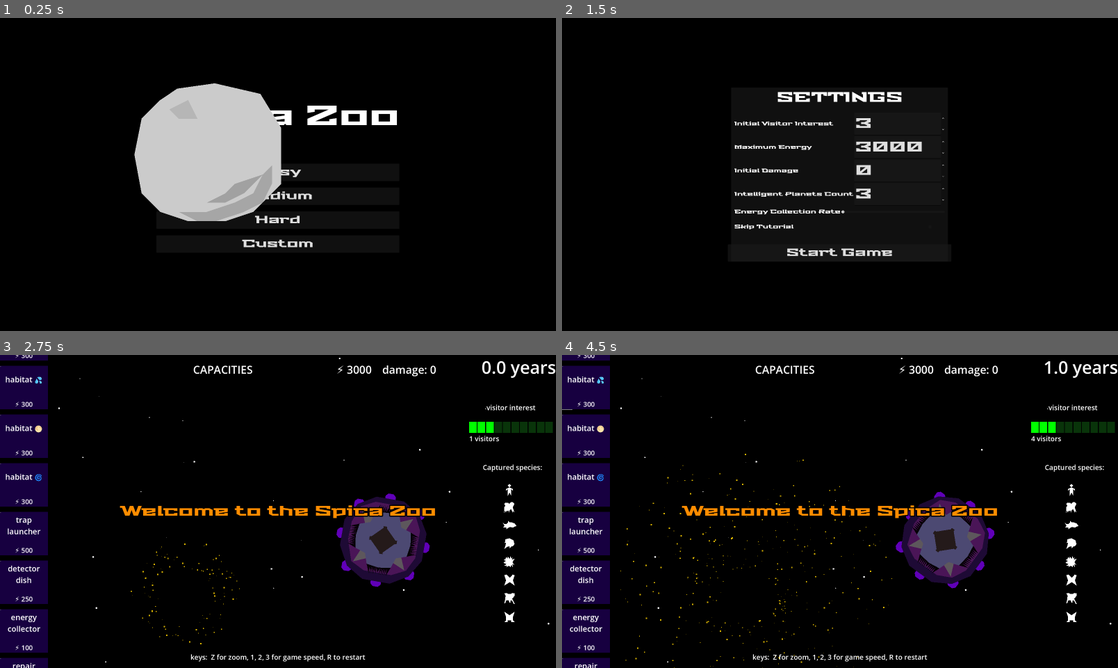
Above: before the commit, frames 1-4 (two rows, left to right).
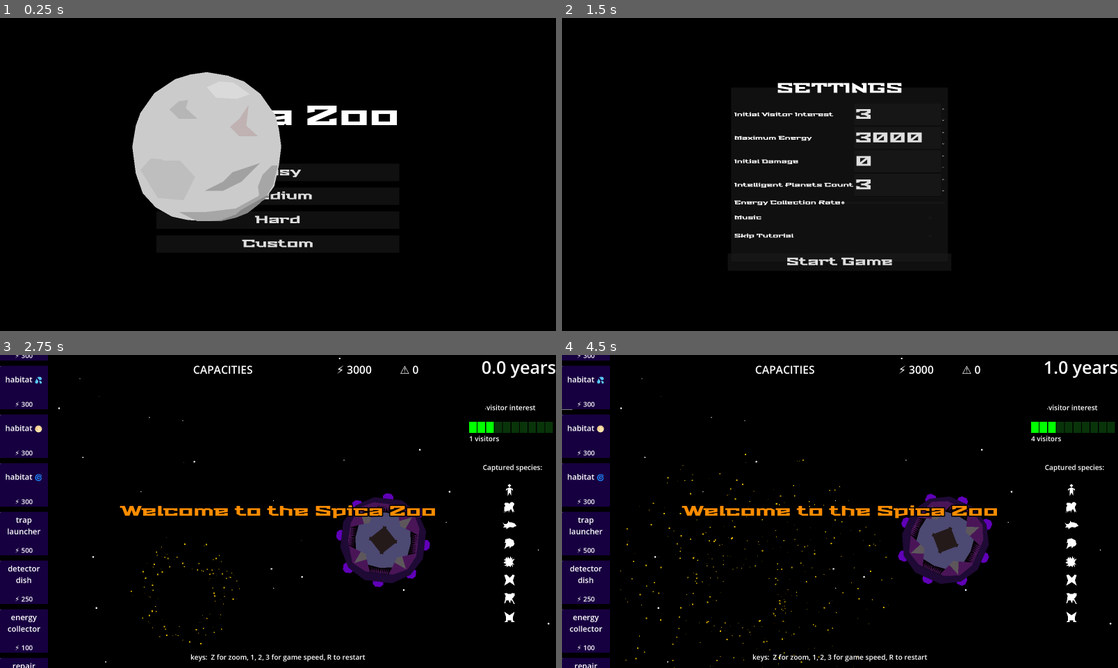
Above: after the commit, the same moments.

Repository: opensourceame/tins-2026
Game: Godot game, scene res://screens/start.tscn
Two runs of this game, one before a commit and one after it. Both use one fixed random seed, a clock stepped at 60 frames per second and the inputs below.
Inputs (mouse positions are in pixels of both pictures, inside the frame that each line leads up to):
- Up to frame 1 (0.25 s): no input
- Up to frame 2 (1.5 s): click "Custom" at 0.5 s; click (934, 218) at 1.27 s
- Up to frame 3 (2.75 s): click "Start Game" at 2 s
- Up to frame 4 (4.5 s): tap Enter at 2.75 s; move the mouse to (584, 389) at 2.77 s; hold W 2.78-3.5 s; tap L at 2.85 s; click (584, 389) at 2.92 s; click (840, 514) at 3.5 s, where only the run after the commit has a clickable "Clear All Saves"; click "Back" at 4.25 s

The runs differ from the first frame. In frame 1, 2.0% of the frame differs, in the area x 23-51%, y 17-65%; in frame 2, 4.3%, in the area x 31-69%, y 20-80%; in frame 3, 0.6%; in frame 4, 1.2%.

Commit message:
tweaks

Diff:
--- a/common/save_manager.gd
+++ b/common/save_manager.gd
@@ -65,6 +65,19 @@
     game.add_child(preload("res://screens/pause.tscn").instantiate())
 
 
+func delete_all_saves():
+    var dir = DirAccess.open("user://quick_saves")
+    if not dir:
+        return
+
+    dir.list_dir_begin()
+    var file_name = dir.get_next()
+    while file_name != "":
+        if file_name.ends_with(".json"):
+            dir.remove(file_name)
+        file_name = dir.get_next()
+
+
 func _cleanup_old_saves():
     var saves = get_recent_saves()
     var dir = DirAccess.open("user://quick_saves")
--- a/common/settings_manager.gd
+++ b/common/settings_manager.gd
@@ -8,6 +8,7 @@
 var intelligent_planets_count: int = 3
 var energy_collection_rate: float = 0.15
 var skip_tutorial: bool = false
+var music_enabled: bool = true
 
 
 func _ready():
@@ -23,6 +24,7 @@
     config.set_value("gameplay", "intelligent_planets_count", intelligent_planets_count)
     config.set_value("gameplay", "energy_collection_rate", energy_collection_rate)
     config.set_value("gameplay", "skip_tutorial", skip_tutorial)
+    config.set_value("audio", "music_enabled", music_enabled)
 
     config.save(SETTINGS_PATH)
 
@@ -38,3 +40,4 @@
     intelligent_planets_count = config.get_value("gameplay", "intelligent_planets_count", intelligent_planets_count)
     energy_collection_rate = config.get_value("gameplay", "energy_collection_rate", energy_collection_rate)
     skip_tutorial = config.get_value("gameplay", "skip_tutorial", skip_tutorial)
+    music_enabled = config.get_value("audio", "music_enabled", music_enabled)
--- a/common/simple_save_manager.gd
+++ b/common/simple_save_manager.gd
@@ -54,6 +54,11 @@
     _apply_after_load()
 
 
+func delete_all_saves():
+    if FileAccess.file_exists(SAVE_PATH):
+        DirAccess.remove_absolute(SAVE_PATH)
+
+
 func _apply_after_load():
     var game = get_tree().current_scene as Game
     if not game:
--- a/hud/hud.gd
+++ b/hud/hud.gd
@@ -65,7 +65,7 @@
     %CapacityLabel.text = "Capacities: 💨" + str(s.capacity_oxygen) + "  💦: " + str(s.capacity_water) + "  🌕: " + str(s.capacity_sulphuric) + "  🌀: " + str(s.capacity_plasma)
 
 func spica_damage():
-    %DamageLabel.text = "damage: " + str(game.spica.damage)
+    %DamageLabel.text = "⚠️ " + str(game.spica.damage)
 
 func update_species_captured(species = null):
     if not game.spica:
--- a/hud/place_item.gd
+++ b/hud/place_item.gd
@@ -10,6 +10,21 @@
 @onready var spica = game.spica
 @onready var label: Label = $Label
 @onready var energy_label: Label = $EnergyLabel
+
+const HIGHLIGHT = Color.WHITE * 2.0
+
+func _ready():
+    mouse_entered.connect(_on_mouse_entered)
+    mouse_exited.connect(_on_mouse_exited)
+    modulate = Color.WHITE
+
+func _on_mouse_entered():
+    if current_state == State.DISABLED:
+        return
+    modulate = HIGHLIGHT
+
+func _on_mouse_exited():
+    modulate = Color.WHITE
 
 func _gui_input(event):
     if not current_state == State.READY:
@@ -177,6 +192,8 @@
 func trigger_progress_bar(seconds: float, callback: Callable = Callable()):
     current_state = State.BUSY
 
+    SoundBus.play("start-construction")
+
     var tween = create_tween()
     tween.tween_property(%ProgressBar, "size", Vector2(200, 10), seconds)
     tween.tween_callback(func():
--- a/main.gd
+++ b/main.gd
@@ -91,8 +91,8 @@
     visitor_interest_timer.timeout.connect(lose_interest)
     visitor_interest_timer.start()
 
-    audio_player.autoplay = true
-    audio_player.play()
+    if SettingsManager.music_enabled:
+        audio_player.play()
 
 func _physics_process(delta: float) -> void:
     years_elapsed += 0.01
--- a/main.tscn
+++ b/main.tscn
@@ -10,6 +10,7 @@
 
 [node name="ROOT" type="Node2D" unique_id=2062991433]
 script = ExtResource("1_ig7tw")
+save_strategy = 0
 
 [node name="World" type="CanvasLayer" parent="." unique_id=1006583992]
 
--- a/moon_trap.tscn
+++ b/moon_trap.tscn
@@ -21,21 +21,41 @@
 [node name="Polygon2D" type="Polygon2D" parent="Moon" unique_id=1828561712]
 scale = Vector2(0.1668691, 0.3356447)
 color = Color(0.79836637, 0.7983663, 0.7983663, 1)
-polygon = PackedVector2Array(-151.84059, -148.54285, 41.41107, -162.04674, 276.0738, -135.03894, 383.53412, -47.669453, 383.53412, 95.338905, 239.70883, 166.84308, 95.88353, 190.67781, -95.88353, 190.67781, -239.70883, 166.84308, -335.59235, 119.17363, -372.69962, 20.255842, -335.59235, -71.50418, -239.70883, -119.17363)
+polygon = PackedVector2Array(0, -190.67781, 107.86897, -181.73979, 191.76706, -166.84308, 276.0738, -135.03894, 353.57053, -80.4422, 371.54868, -44.690113, 383.53412, 0, 371.54868, 47.669453, 347.5778, 101.297585, 299.63602, 134.07034, 203.7525, 166.84308, 89.89081, 187.69847, 0, 190.67781, -95.88353, 187.69847, -179.78162, 178.76045, -263.67972, 154.92572, -329.59964, 119.17363, -365.55597, 68.52484, -383.53412, 0, -365.55597, -53.628136, -341.58508, -86.40089, -269.67242, -137.04968, -161.80345, -172.80177, -83.89809, -184.71913)
+metadata/_edit_lock_ = true
 
 [node name="Polygon2D2" type="Polygon2D" parent="Moon" unique_id=796768084]
 color = Color(0.7162962, 0.7162962, 0.7162962, 1)
-polygon = PackedVector2Array(-32, -32, -16, -40, -8, -24, -24, -24)
+polygon = PackedVector2Array(-32, -32, -24, -39, -16, -40, -18, -33, -8, -24, -24, -24)
+
+[node name="Polygon2D5" type="Polygon2D" parent="Moon" unique_id=1941558175]
+position = Vector2(52, 15)
+color = Color(0.75648403, 0.6991313, 0.6991313, 1)
+polygon = PackedVector2Array(-32, -32, -24, -39, -16, -51, -18, -33, -8, -24, -24, -24)
 
 [node name="Polygon2D3" type="Polygon2D" parent="Moon" unique_id=1933529906]
+position = Vector2(-2, -10)
 color = Color(0.6317153, 0.63171524, 0.63171524, 1)
 polygon = PackedVector2Array(48, 24, 32, 40, 16, 48, 0, 48, 16, 40, 24, 32)
 
 [node name="Polygon2D4" type="Polygon2D" parent="Moon" unique_id=1630658711]
 color = Color(0.6521796, 0.65217966, 0.6521796, 1)
-polygon = PackedVector2Array(-24, 56, -8, 64, 8, 64, 32, 56, 48, 48, 56, 32, 56, 16, 48, 24, 40, 40, 24, 48, 0, 56)
+polygon = PackedVector2Array(-24, 56, -8, 64, 3, 64, 12, 63, 27, 57, 35, 53, 50, 44, 57, 33, 61, 16, 56, 16, 48, 24, 44, 34, 45, 42, 25, 53, 0, 56)
+
+[node name="Polygon2D6" type="Polygon2D" parent="Moon" unique_id=2123332150]
+color = Color(0.5295943, 0.5295943, 0.5295943, 1)
+polygon = PackedVector2Array(2, 64, 12, 63, 25, 58, 30, 54, 55, 40, 44, 50, 35, 57, 25, 61, 12, 64)
+
+[node name="Polygon2D7" type="Polygon2D" parent="Moon" unique_id=1764488404]
+color = Color(0.7466193, 0.7466193, 0.7466193, 1)
+polygon = PackedVector2Array(-37, 12, -23, 12, -10, 26, -20, 46, -42, 44, -57, 20, -48, 10, -38, 11)
+
+[node name="Highlight" type="Polygon2D" parent="Moon" unique_id=416173666]
+color = Color(0.8551318, 0.8551318, 0.8551318, 1)
+polygon = PackedVector2Array(11, -56, 23, -55, 37, -45, 26, -41, 8, -42, 0, -51)
 
 [node name="CollisionShape2D" type="CollisionShape2D" parent="." unique_id=869890642]
+visible = false
 shape = SubResource("CircleShape2D_wyfkj")
 
 [node name="ParticleTrail" type="GPUParticles2D" parent="." unique_id=1255494323]
--- a/screens/quick_load.gd
+++ b/screens/quick_load.gd
@@ -3,15 +3,24 @@
 
 @onready var saves_container: VBoxContainer = %Saves
 @onready var back_button: Button = %BackButton
+@onready var clear_all_button: Button = %ClearAllButton
 
 var save_manager: Node
 
 
 func _ready():
     back_button.pressed.connect(_on_back_pressed)
+    clear_all_button.pressed.connect(_on_clear_all_pressed)
 
     if not save_manager:
         return
+
+    _populate_saves()
+
+
+func _populate_saves():
+    for child in saves_container.get_children():
+        child.queue_free()
 
     var saves = save_manager.get_recent_saves()
 
@@ -19,7 +28,6 @@
         var empty_label = Label.new()
         empty_label.text = "No saves found"
         empty_label.horizontal_alignment = HORIZONTAL_ALIGNMENT_CENTER
-        #empty_label.theme_override_font_sizes["font_size"] = 16
         saves_container.add_child(empty_label)
     else:
         for save in saves:
@@ -46,5 +54,11 @@
         save_manager.quick_load(save.get("data", {}))
 
 
+func _on_clear_all_pressed():
+    if save_manager and save_manager.has_method("delete_all_saves"):
+        save_manager.delete_all_saves()
+        _populate_saves()
+
+
 func _on_back_pressed():
     queue_free()
--- a/screens/quick_load.tscn
+++ b/screens/quick_load.tscn
@@ -45,6 +45,12 @@
 layout_mode = 2
 size_flags_vertical = 3
 
+[node name="ClearAllButton" type="Button" parent="CenterContainer/Panel/VBoxContainer"]
+unique_name_in_owner = true
+layout_mode = 2
+theme_override_font_sizes/font_size = 32
+text = "Clear All Saves"
+
 [node name="Spacer" type="Control" parent="CenterContainer/Panel/VBoxContainer" unique_id=283579579]
 layout_mode = 2
 size_flags_vertical = 3
--- a/screens/settings.gd
+++ b/screens/settings.gd
@@ -7,6 +7,7 @@
 @onready var intelligent_planets_spinbox: SpinBox = %IntelligentPlanetsSpinBox
 @onready var energy_collection_rate_slider: HSlider = %EnergyCollectionRateSlider
 @onready var skip_tutorial_checkbox: CheckBox = %SkipTutorialCheckBox
+@onready var music_checkbox: CheckBox = %MusicCheckBox
 @onready var start_button: Button = %StartButton
 
 
@@ -17,6 +18,7 @@
     intelligent_planets_spinbox.value = SettingsManager.intelligent_planets_count
     energy_collection_rate_slider.value = SettingsManager.energy_collection_rate
     skip_tutorial_checkbox.button_pressed = SettingsManager.skip_tutorial
+    music_checkbox.button_pressed = SettingsManager.music_enabled
 
     start_button.pressed.connect(_on_start_pressed)
 
@@ -28,5 +30,6 @@
     SettingsManager.intelligent_planets_count = intelligent_planets_spinbox.value
     SettingsManager.energy_collection_rate = energy_collection_rate_slider.value
     SettingsManager.skip_tutorial = skip_tutorial_checkbox.button_pressed
+    SettingsManager.music_enabled = music_checkbox.button_pressed
     SettingsManager.save()
     get_tree().change_scene_to_file("res://main.tscn")
--- a/screens/settings.tscn
+++ b/screens/settings.tscn
@@ -139,6 +139,22 @@
 step = 0.01
 value = 0.15
 
+[node name="MusicRow" type="HBoxContainer" parent="CenterContainer/Panel/VBoxContainer/MarginContainer/VBoxContainer" unique_id=689295330]
+layout_mode = 2
+
+[node name="Label" type="Label" parent="CenterContainer/Panel/VBoxContainer/MarginContainer/VBoxContainer/MusicRow" unique_id=893550051]
+layout_mode = 2
+size_flags_horizontal = 3
+theme_override_font_sizes/font_size = 24
+text = "Music"
+vertical_alignment = 1
+
+[node name="MusicCheckBox" type="CheckBox" parent="CenterContainer/Panel/VBoxContainer/MarginContainer/VBoxContainer/MusicRow" unique_id=520760617]
+unique_name_in_owner = true
+custom_minimum_size = Vector2(80, 80)
+layout_mode = 2
+theme_override_font_sizes/font_size = 64
+
 [node name="SkipTutorialRow" type="HBoxContainer" parent="CenterContainer/Panel/VBoxContainer/MarginContainer/VBoxContainer" unique_id=2053762874]
 layout_mode = 2
 
--- a/screens/start.gd
+++ b/screens/start.gd
@@ -12,7 +12,7 @@
         "max_energy": 3000,
         "start_damage": 0,
         "intelligent_planets_count": 10,
-        "energy_collection_rate": 0.2,
+        "energy_collection_rate": 0.25,
         "skip_tutorial": false,
     },
     "medium": {
--- a/spica/habitat/habitat.tscn
+++ b/spica/habitat/habitat.tscn
@@ -21,6 +21,7 @@
 color = Color(0.14558512, 0.42133367, 0.42863873, 1)
 
 [node name="Label" type="Label" parent="." unique_id=809655452]
+visible = false
 offset_left = -64.237366
 offset_top = -144.53407
 offset_right = 64.237366
--- a/spica/spica.gd
+++ b/spica/spica.gd
@@ -5,7 +5,7 @@
 @onready var return_area: Area2D = $ReturnArea
 @onready var crash_area: Area2D = $CrashArea
 
-var rotation_speed = 15.0
+var rotation_speed = 10.0
 var intelligent_planets = []
 var anchors = []
 var components = []
@@ -109,7 +109,7 @@
     capacity_sulphuric = 0
     capacity_plasma = 0
     for c in components:
-        if c is Habitat:
+        if c and c is Habitat:
             var available = c.capacity - c.captured
             match c.environment:
                 "water":
--- a/spica/trap_launcher.gd
+++ b/spica/trap_launcher.gd
@@ -19,6 +19,7 @@
         return
 
     building = true
+    SoundBus.play("build-moon")
     trap = Spawner.moon_trap()
     trap.target = target_planet
     build_marker.add_child(trap)
Not shown, added: sounds/build-moon.mp3.import
Not shown, added: sounds/start-construction.mp3.import
Not shown, changed: TODO.md
Not shown, changed: docs/gameplay.md
Not shown, added: sounds/build-moon.mp3
Not shown, added: sounds/start-construction.mp3
